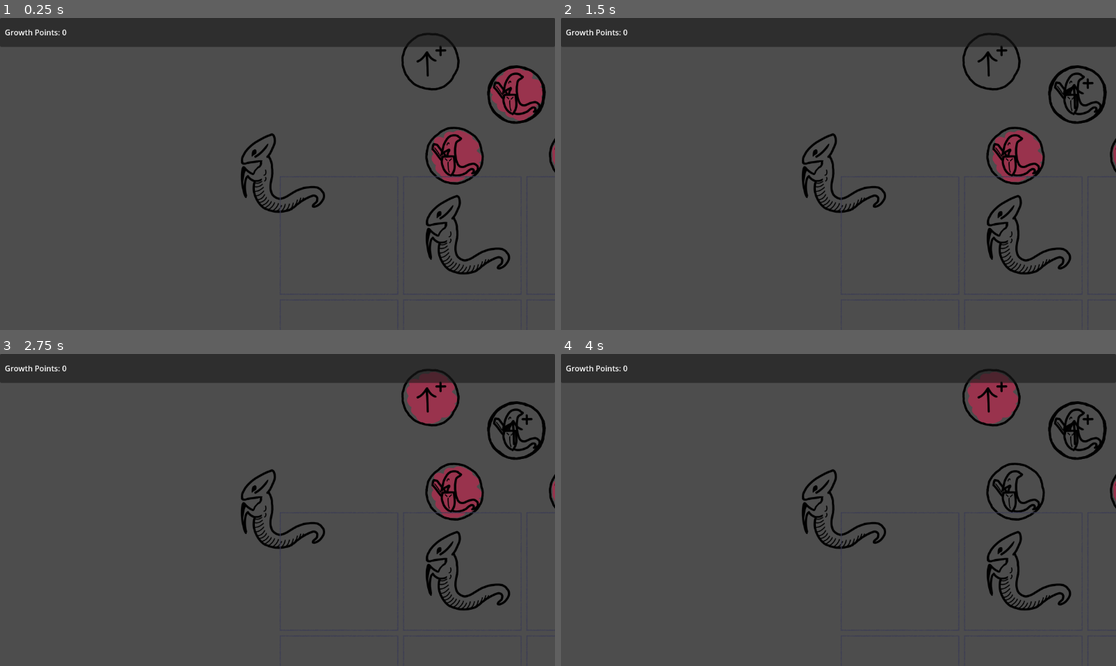
Above: before the commit, frames 1-4 (two rows, left to right).
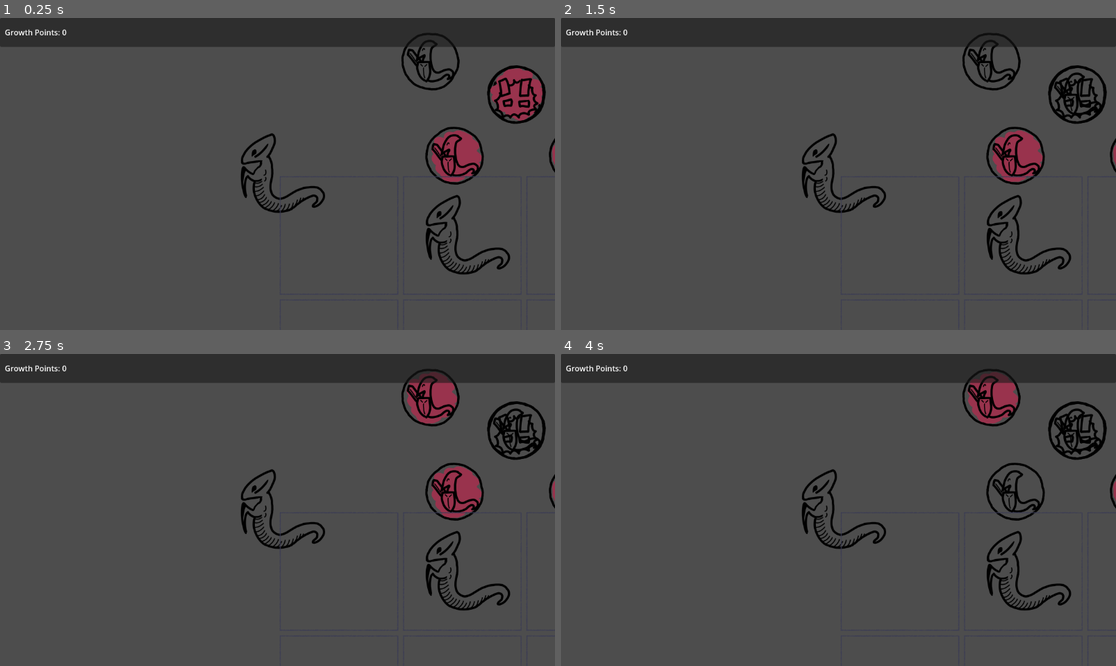
Above: after the commit, the same moments.

Repository: Surreily/slivcremental-mini
Game: Godot game, scene res://scenes/game.tscn
Same seed, same stepped clock (60 frames per second), same inputs: the game is played once before the commit and once after it.
Inputs (mouse positions are in pixels of both pictures, inside the frame that each line leads up to):
- Up to frame 1 (0.25 s): no input
- Up to frame 2 (1.5 s): tap Enter at 0.5 s; drag from (838, 174) to (1077, 96) at 0.52 s; tap Space at 1.25 s; drag from (1077, 96) to (838, 174) at 1.27 s
- Up to frame 3 (2.75 s): tap Enter at 2 s; move the mouse to (432, 397) at 2.02 s; click (432, 397) at 2.17 s
- Up to frame 4 (4 s): tap Space at 2.75 s; drag from (1077, 432) to (993, 397) at 2.77 s; tap Enter at 3.5 s; drag from (1016, 491) to (993, 397) at 3.52 s

The runs differ from the first frame. In frame 1, 0.9% of the frame differs, in the area x 73-100%, y 7-43%; in frame 2, 0.7%; in frame 3, 0.7%; in frame 4, 0.7%.

Commit message:
Add icon support to XML loading.

Diff:
--- a/scripts/controllers/skill-node-controller.gd
+++ b/scripts/controllers/skill-node-controller.gd
@@ -26,8 +26,11 @@
 	$"Border Sprite".rotate(rng.randf_range(0, PI * 2))
 
 	# Update the skill sprite.
-	if (skillTexture != null):
-		$"Skill Sprite".texture = skillTexture
+	# if (skillTexture != null):
+	# 	$"Skill Sprite".texture = skillTexture
+
+func set_icon(p_texture: Texture2D) -> void:
+	$"Skill Sprite".texture = p_texture
 
 func update_from_state() -> void:
 	# Get the purchase status of relevant nodes in the tree (this one and its parent).
--- a/scripts/data/initialize-skill-tree.gd
+++ b/scripts/data/initialize-skill-tree.gd
@@ -9,6 +9,9 @@
 func initialize() -> void:
 	# Prepare skill node scene.
 	var _skill_node_scene = load("res://scenes/skill-node.tscn")
+
+	# Prepare texture dictionary.
+	var _texture_dictionary: Dictionary = {}
 
 	var _parser = XMLParser.new()
 	_parser.open("res://data/skills.xml")
@@ -42,6 +45,17 @@
 						_current_skill.position.x = _parser.get_attribute_value(i) as float * 128
 					elif _parser.get_attribute_name(i) == "Y":
 						_current_skill.position.y = _parser.get_attribute_value(i) as float * 128
+					elif _parser.get_attribute_name(i) == "Icon":
+						var _resource_path: String = "res://graphics/skills/" + _parser.get_attribute_value(i) + ".png"
+
+						if (_texture_dictionary.has(_resource_path)):
+							_current_skill.set_icon(_texture_dictionary.get(_resource_path))
+						else:
+							var _image: Image = Image.load_from_file(_resource_path)
+							var _texture: Texture2D = ImageTexture.create_from_image(_image)
+							_texture.create_from_image(_texture)
+							_texture_dictionary.set(_resource_path, _texture)
+							_current_skill.set_icon(_texture)
 
 				skill_tree_controller.add_child(_current_skill)
 
Not shown, changed: data/skills.xml
